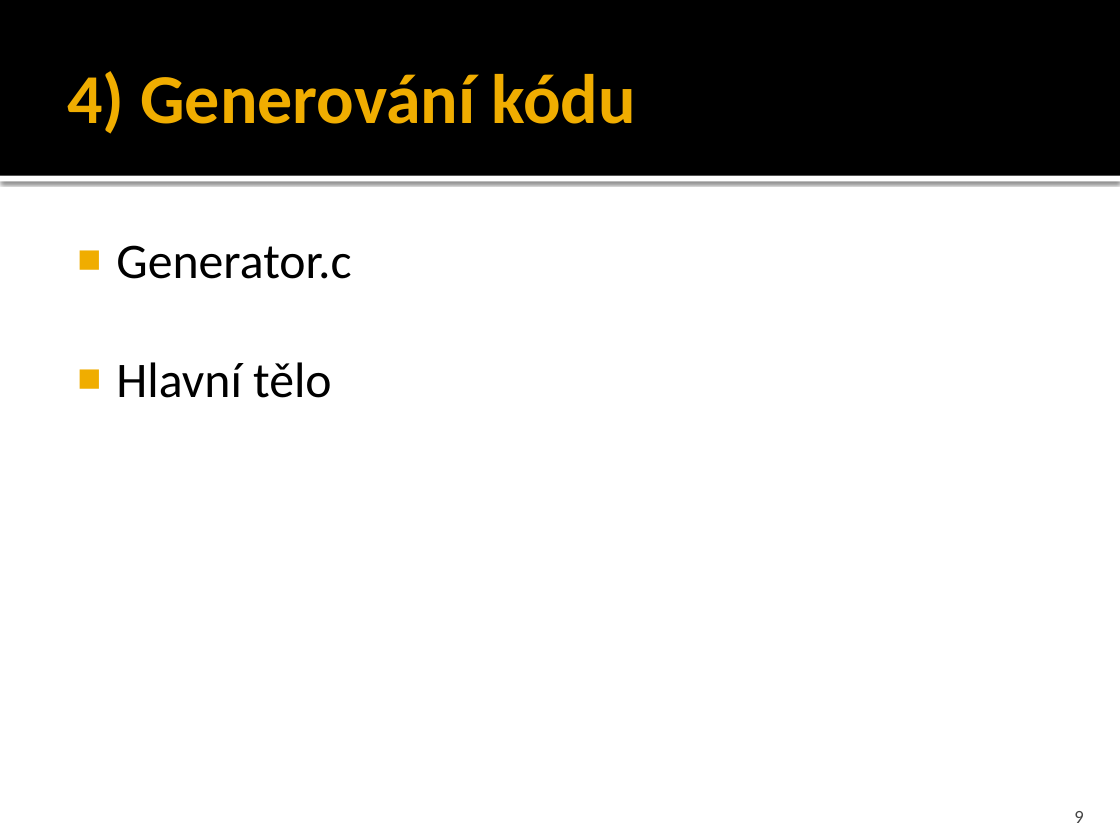
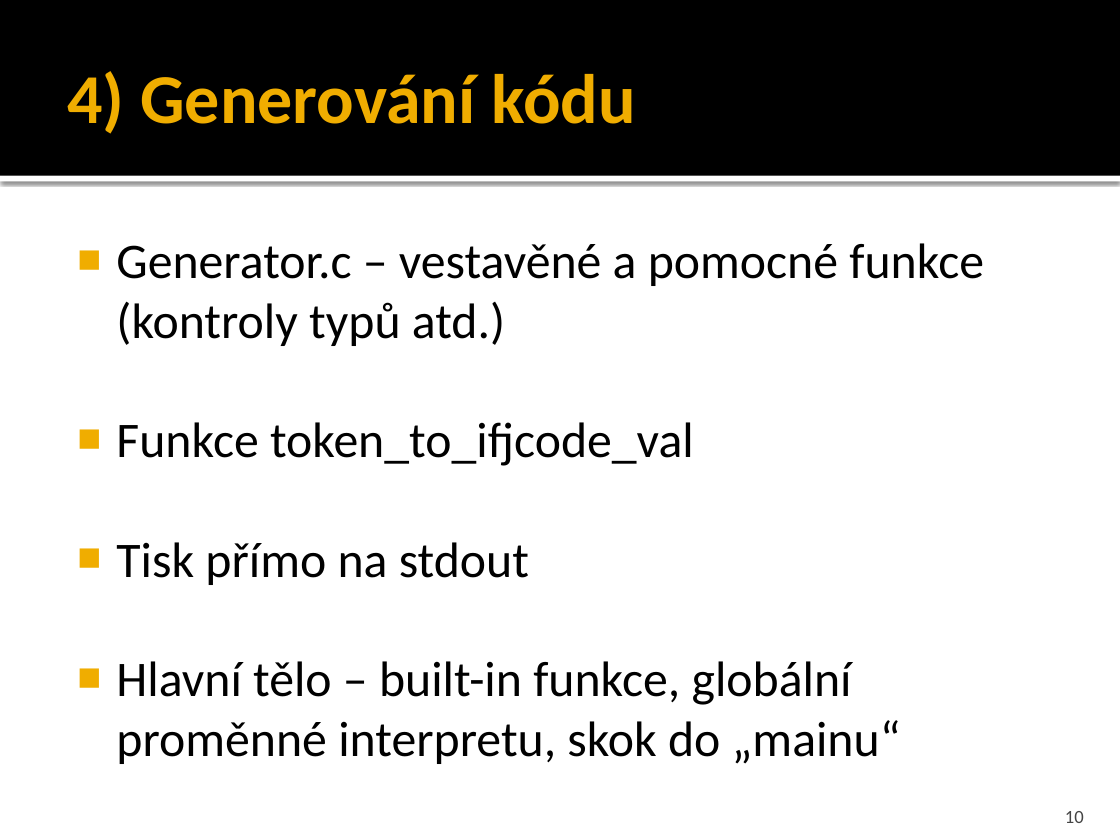
Before and after one commit to Jetlebovec/IFJ_2019_JJJJ, a slide deck: slide 10 of IFJ.pptx (slide 9 before the commit). Drawn at 1120x840 pixels with LibreOffice and Linux fonts; fonts in the diff are those of the drawing. Boxes give left, top, right and bottom in pixels: in the first picture for what was removed or moved away, otherwise in the second. Text is boxed around its words. In the diff, an @@ line names an element or a change of style, - is before the commit and + after.

```diff
--- a/IFJ.pptx
+++ b/IFJ.pptx
@@ text at [116,243,984,764]: text changed @@
-■ Generator.c
-■ Hlavní tělo
+■ Generator.c – vestavěné a pomocné funkce (kontroly typů atd.)
+■ Funkce token_to_ifjcode_val
+■ Tisk přímo na stdout
+■ Hlavní tělo – built-in funkce, globální proměnné interpretu, skok do „mainu“
@@ page number at [1065,811,1084,823]: text changed @@
-9
+10
```
Also in this commit, not shown: 2 other slides changed, 3 slides added, 2 slides removed.
